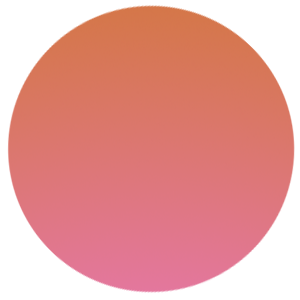
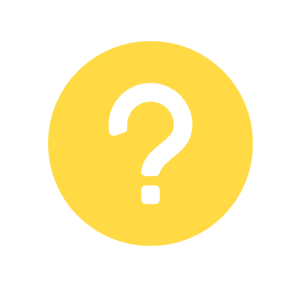
Revision of a layered 300×300 image; what changed, layer by layer:
added group "pink blocks and circles" with 4 layers above "checked" over [7, 4, 295, 293]
hid "Layer 1", moved it into group "pink blocks and circles" over [7, 4, 295, 293]
added layer "question" above "Layer 0" over [48, 41, 253, 246]
